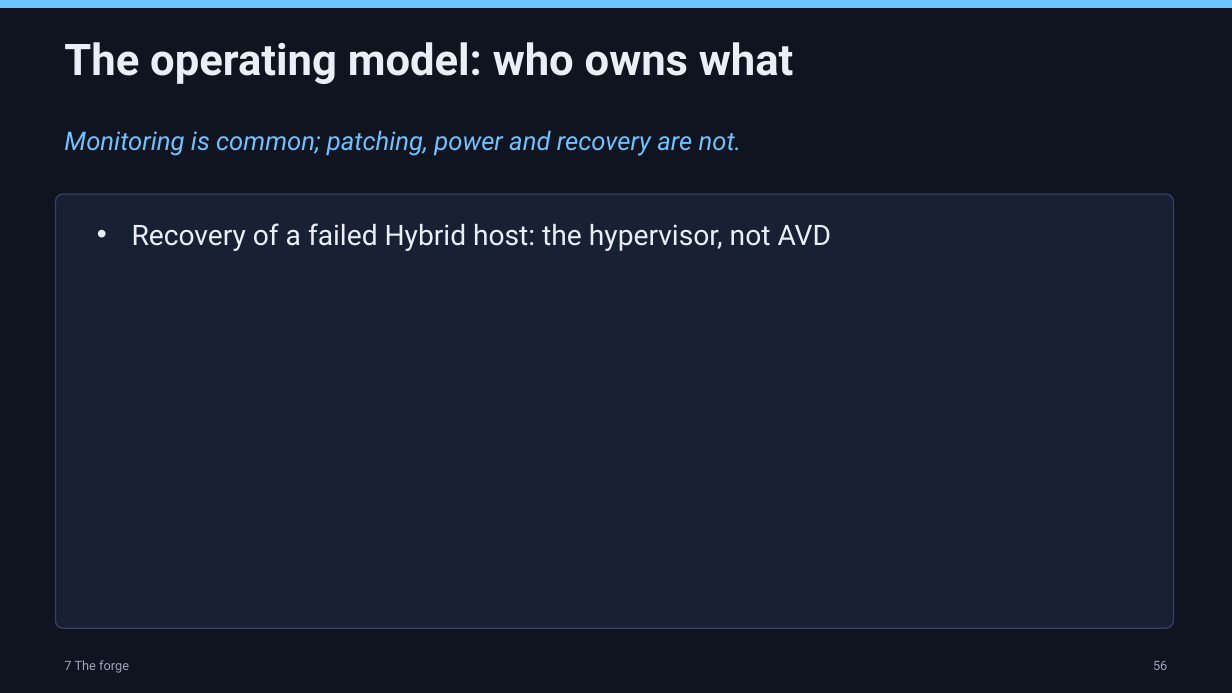
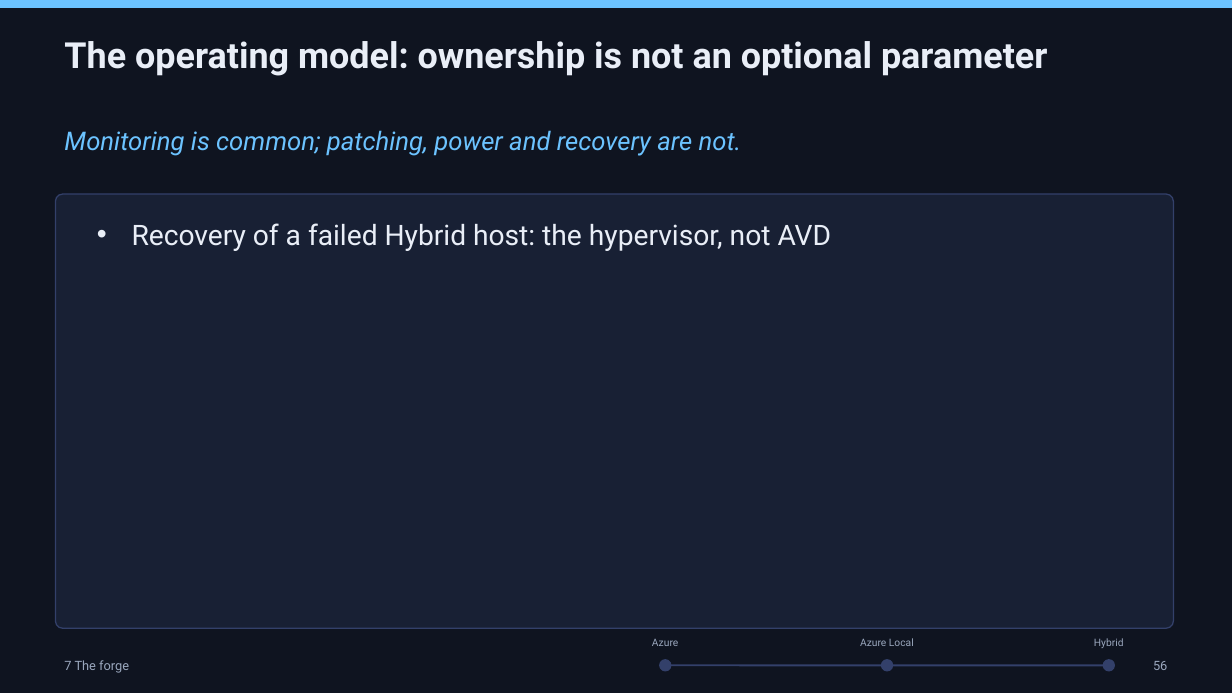
Before and after one commit to thisismydemo/nic2026_avd, a slide deck: slide 64 of presentation/AVD_Anywhere_NIC2026.pptx. Drawn at 1232x693 pixels with LibreOffice and Linux fonts; fonts in the diff are those of the drawing. Boxes give left, top, right and bottom in pixels: in the first picture for what was removed or moved away, otherwise in the second. Text is boxed around its words. In the diff, an @@ line names an element or a change of style, - is before the commit and + after.

```diff
--- a/presentation/AVD_Anywhere_NIC2026.pptx
+++ b/presentation/AVD_Anywhere_NIC2026.pptx
@@ text at [64,41,1047,76]: text changed; size 34 to 28 pt @@
-The operating model: who owns what
+The operating model: ownership is not an optional parameter
@@ text added at [652,639,678,646], 8 pt, text #9AA7BD @@
+Azure
@@ text added at [860,638,914,646], 8 pt, text #9AA7BD @@
+Azure Local
@@ text added at [1094,638,1124,648], 8 pt, text #9AA7BD @@
+Hybrid
@@ ellipse added at [660,660,671,671], fill #33406A, outline #33406A 1 pt @@
@@ line added from (665, 665) to (1109, 665), #33406A 1.5 pt @@
@@ ellipse added at [882,660,893,671], fill #33406A, outline #33406A 1 pt @@
@@ ellipse added at [1104,660,1115,671], fill #33406A, outline #33406A 1 pt @@
```
Also in this commit, not shown: 65 other slides changed.
